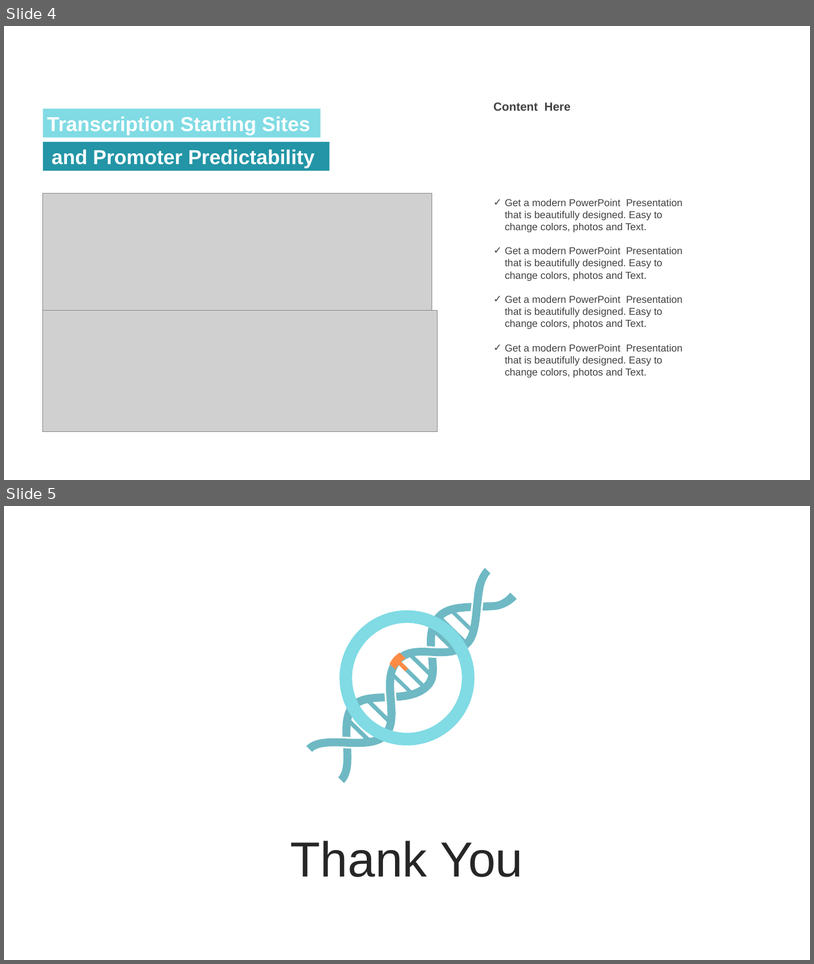
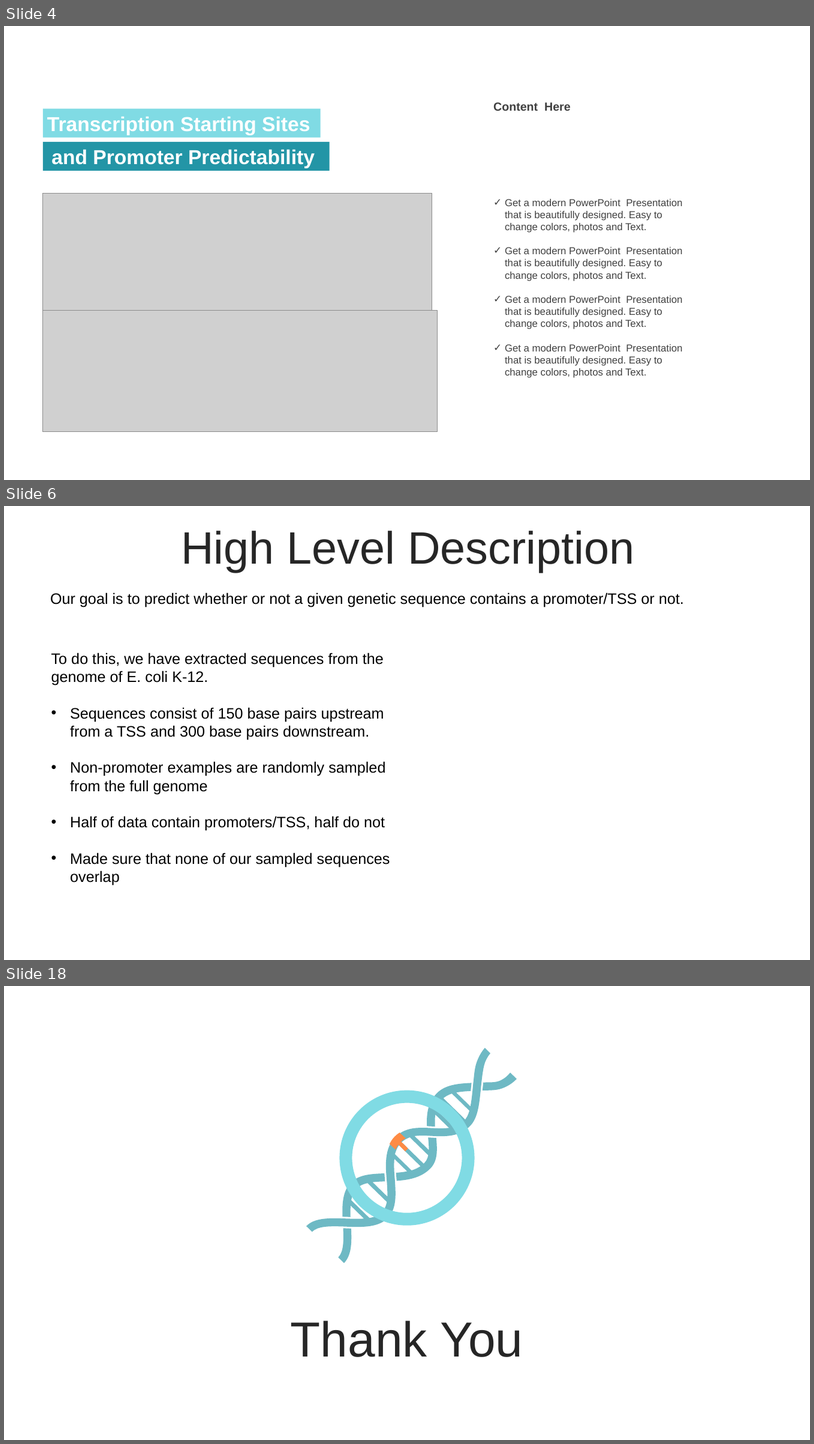
Before and after one commit to jokesire/CSCI4314_FinalProject, a slide deck: Presentation1.pptx. Shown one above the other, each under a label of ours: slides 4 and 5 before the commit, slides 4, 6 and 18 after it; the slides between them are not shown. The pictures are 814x964 and 814x1444 pixels, drawn with LibreOffice and Linux fonts; fonts in the diff are those of the drawing; grey boxes stand for pictures. Boxes give left, top, right and bottom in pixels: in the first picture for what was removed or moved away, otherwise in the second. Text is boxed around its words. In the diff, an @@ line names an element or a change of style, - is before the commit and + after.

```diff
--- a/Presentation1.pptx
+++ b/Presentation1.pptx
@@ slide 6 added at bbox=[4, 506, 810, 960], background #FFFFFF @@
@@ text added at bbox=[181, 531, 635, 572], 54 pt, text #262626 @@
+High Level Description
@@ text added at bbox=[50, 592, 684, 607], 18 pt, text #000000 @@
+Our goal is to predict whether or not a given genetic sequence contains a promoter/TSS or not.
@@ text added at bbox=[51, 652, 390, 885], 18 pt, text #000000 @@
+To do this, we have extracted sequences from the genome of E. coli K-12.
+• Sequences consist of 150 base pairs upstream from a TSS and 300 base pairs downstream.
+• Non-promoter examples are randomly sampled from the full genome
+• Half of data contain promoters/TSS, half do not
+• Made sure that none of our sampled sequences overlap
@@ what was slide 5 is now slide 18 @@
```
Also in this commit, not shown: 12 other slides added, 7 other files.
